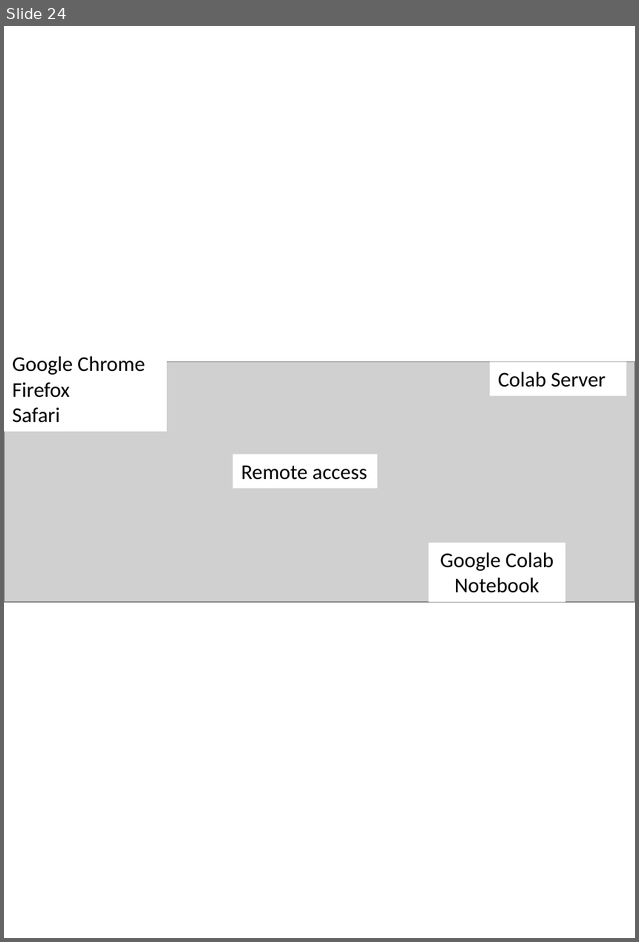
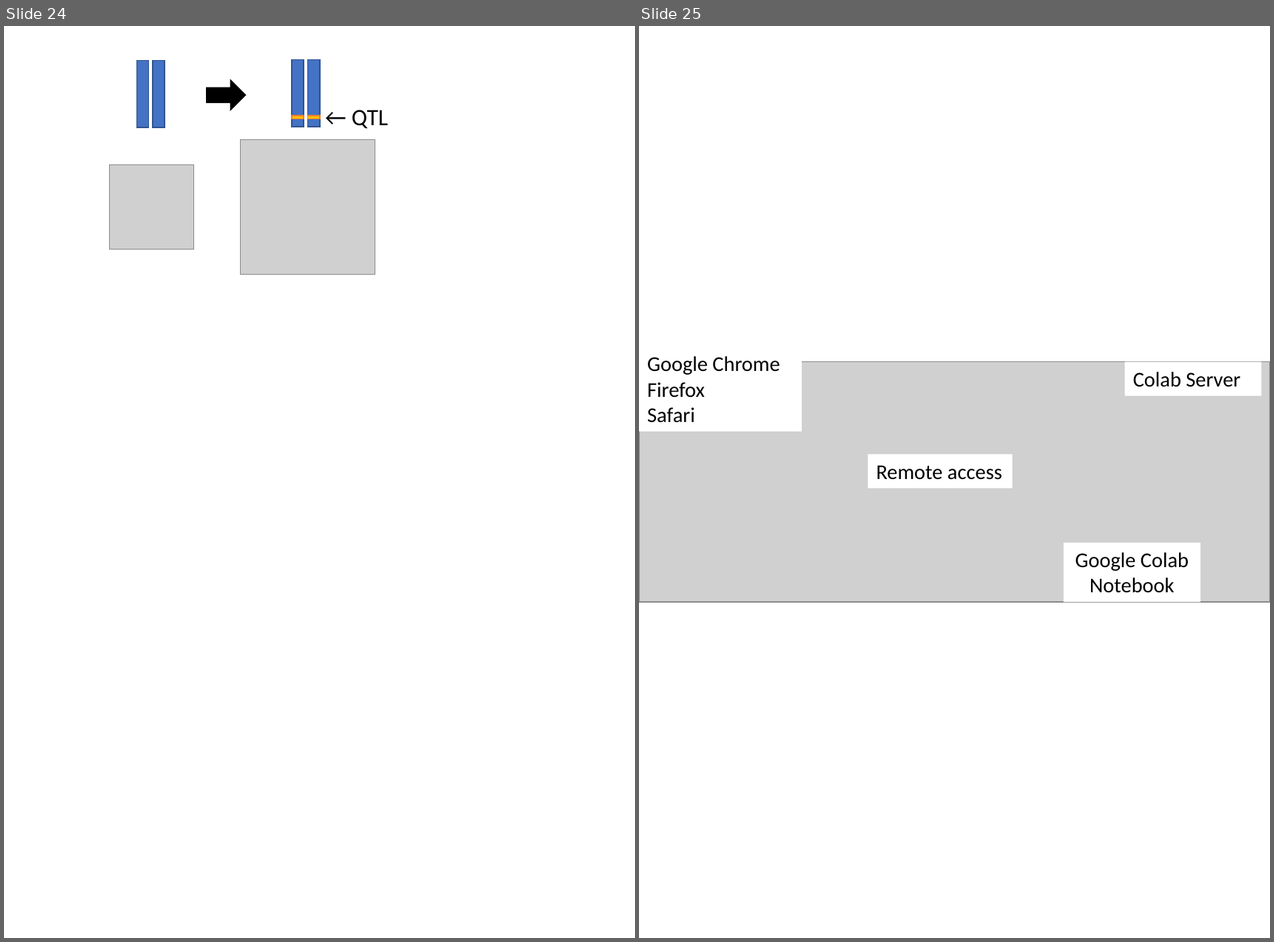
Before and after one commit to slt666666/FAO_lecture, a slide deck: FAO_2024/mutmapqtlseq.pptx. Shown side by side, each under a label of ours: slide 24 before the commit, slides 24 and 25 after it. The pictures are 639x942 and 1274x942 pixels, drawn with LibreOffice and Linux fonts; fonts in the diff are those of the drawing; grey boxes stand for pictures. Boxes give left, top, right and bottom in pixels: in the first picture for what was removed or moved away, otherwise in the second. Text is boxed around its words. In the diff, an @@ line names an element or a change of style, - is before the commit and + after.

```diff
--- a/FAO_2024/mutmapqtlseq.pptx
+++ b/FAO_2024/mutmapqtlseq.pptx
@@ slide 24 added at (4,26,635,938), background #FFFFFF @@
@@ rectangle added at (137,61,149,127), fill #4472C4, outline #325491 1 pt @@
@@ rectangle added at (153,61,165,127), fill #4472C4, outline #325491 1 pt @@
@@ rectangle added at (292,59,304,126), fill #4472C4, outline #325491 1 pt @@
@@ rectangle added at (308,59,319,126), fill #4472C4, outline #325491 1 pt @@
@@ right arrow added at (207,81,245,110), fill #000000, outline #000000 1 pt @@
@@ text added at (352,110,388,129), 20 pt, text #000000 @@
+← QTL
@@ rectangle added at (292,116,304,118), fill #FFC000, outline #ED7D31 1 pt @@
@@ rectangle added at (308,116,319,118), fill #FFC000, outline #ED7D31 1 pt @@
@@ picture added at (241,140,375,275) @@
@@ picture added at (109,165,193,249) @@
@@ what was slide 24 is now slide 25 @@
```
Also in this commit, not shown: 3 other files.
